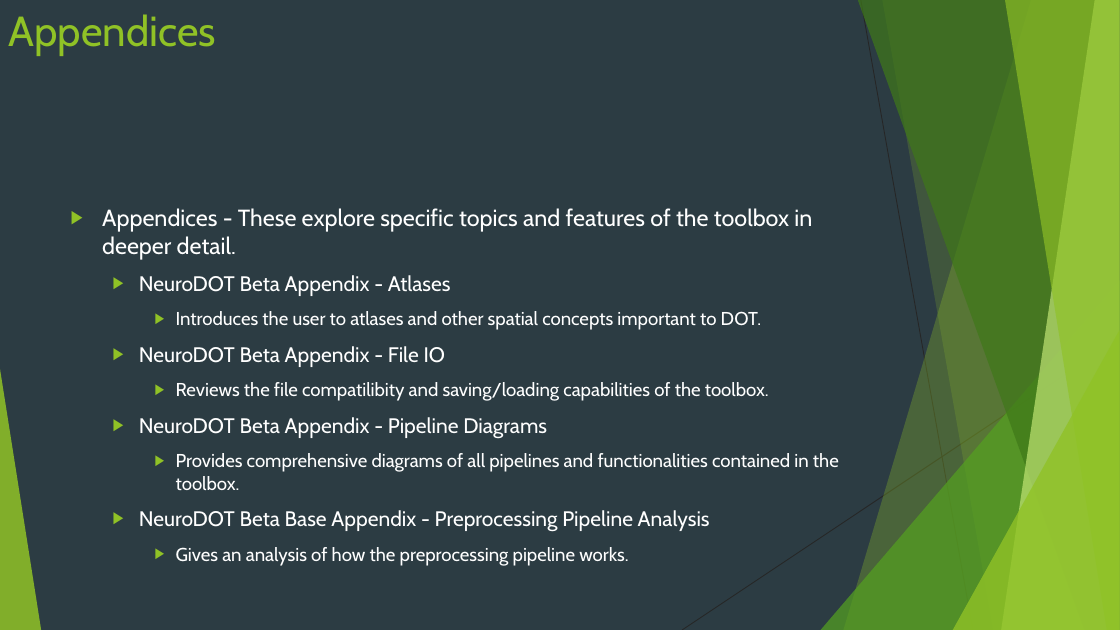
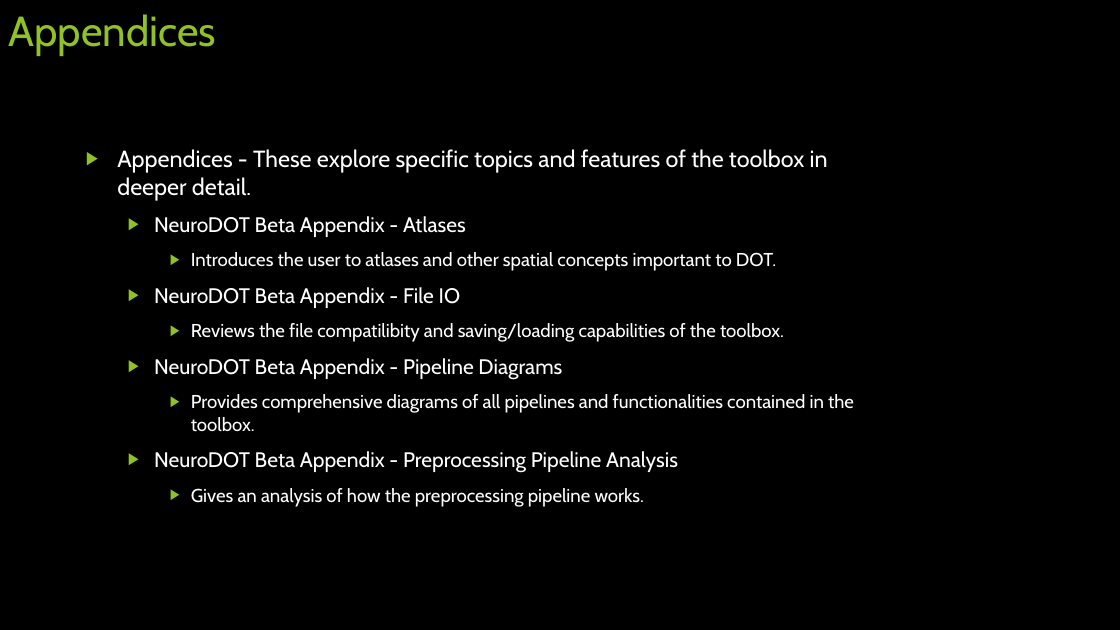
Before and after one commit to WUSTL-ORL/NeuroDOT_Beta, a slide deck: slide 7 of NeuroDOT Beta Quick Start Guide.pptx. Drawn at 1120x630 pixels with LibreOffice and Linux fonts; fonts in the diff are those of the drawing. Boxes give left, top, right and bottom in pixels: in the first picture for what was removed or moved away, otherwise in the second. Text is boxed around its words. In the diff, an @@ line names an element or a change of style, - is before the commit and + after.

```diff
--- a/NeuroDOT Beta Quick Start Guide.pptx
+++ b/NeuroDOT Beta Quick Start Guide.pptx
@@ background #2C3C43 to #000000 @@
@@ text "Appendices - These explore specific ...": place and size @@
-text "Appendices - These explore specific ..." at [102,208,839,566]
+text "Appendices - These explore specific ..." at [117,149,854,507]
@@ group removed at [0,0,1120,630]: 5 freeform shapes, 3 triangles, 2 lines @@
@@ text at [154,451,678,473]: text changed @@
-  ▶ NeuroDOT Beta Base Appendix - Preprocessing Pipeline Analysis
+  ▶ NeuroDOT Beta Appendix - Preprocessing Pipeline Analysis
```
Also in this commit, not shown: 9 other slides changed, 37 other files.
